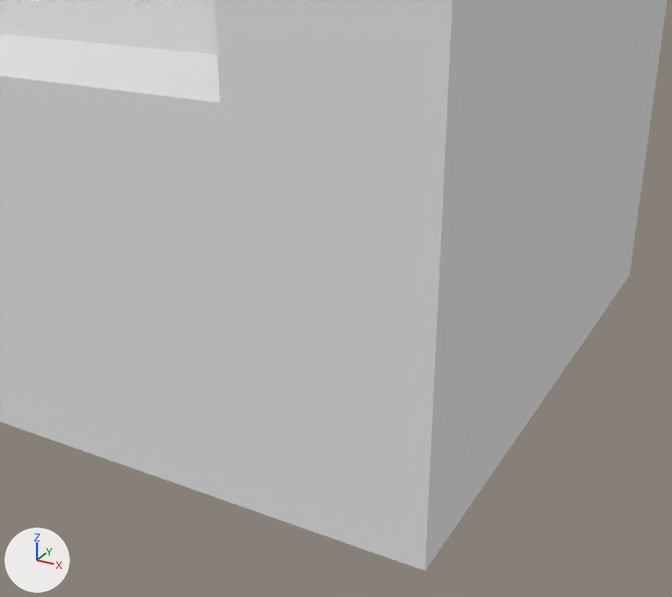
The Blender file assets/eln/model/DataloggerCRTFloor/DataloggerCRTFloor.blend: old version first, new version second.
One viewpoint serves both versions: a 50 mm camera at (0.516, -0.633, 0.175) aimed at (0.397, -0.416, 0.067). The lights are fixed; the arrows at lower left show +X, +Y and +Z.

Objects in the first picture: 'main'.
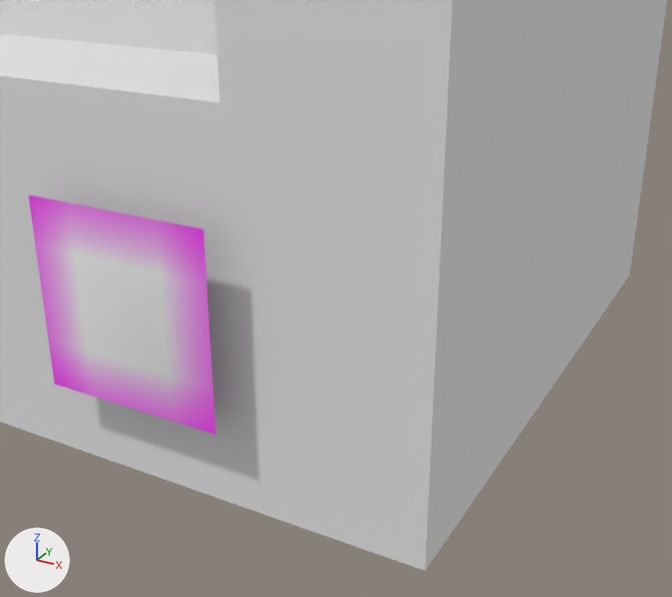
The edits, one by one:
Picture 'CRTDisplay.png' (img_crtdisplay_png) is new.
Material 'CRTDisplay.png' (mat_crtdisplay_png) is new.
Its texture is img_crtdisplay_png.
Mesh me_led is new.
It has 4 vertices, 1 face and spans x -1.0..1.0, y -1.0..1.0, z 0.0.
It uses material mat_crtdisplay_png (picture img_crtdisplay_png).
Object 'led' (ob_led) is new; it shows me_led.
Its location is (0.3438, -0.4475, 0.0625).
Its rotation in degrees is (90, 0, 0).
Its scale is (0.0312, 0.0312, 1.0).

Location of each change, [x1, y1, x2, y2] in pixels of the pictures (672 x 597 px):
'led', added
    after: [29, 195, 216, 435]
